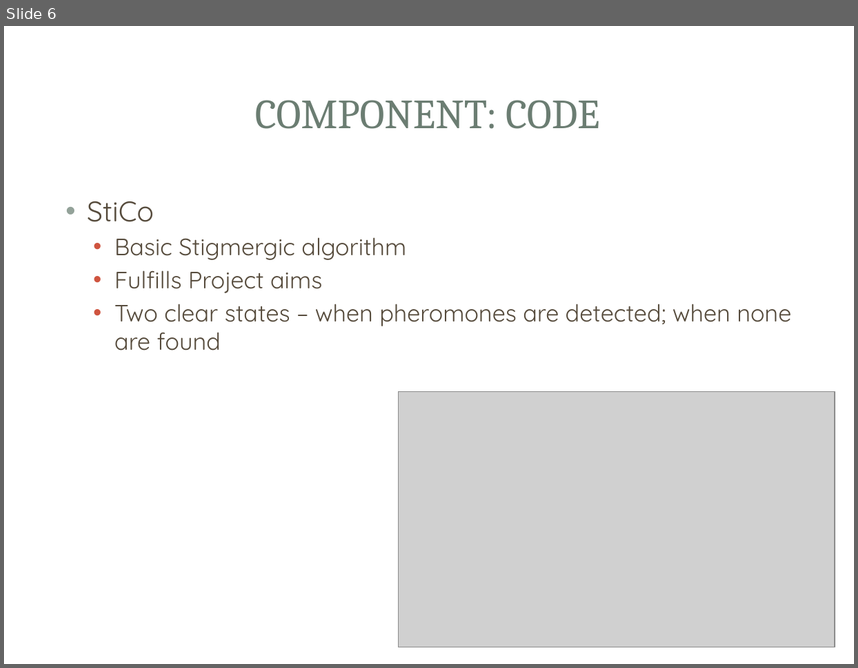
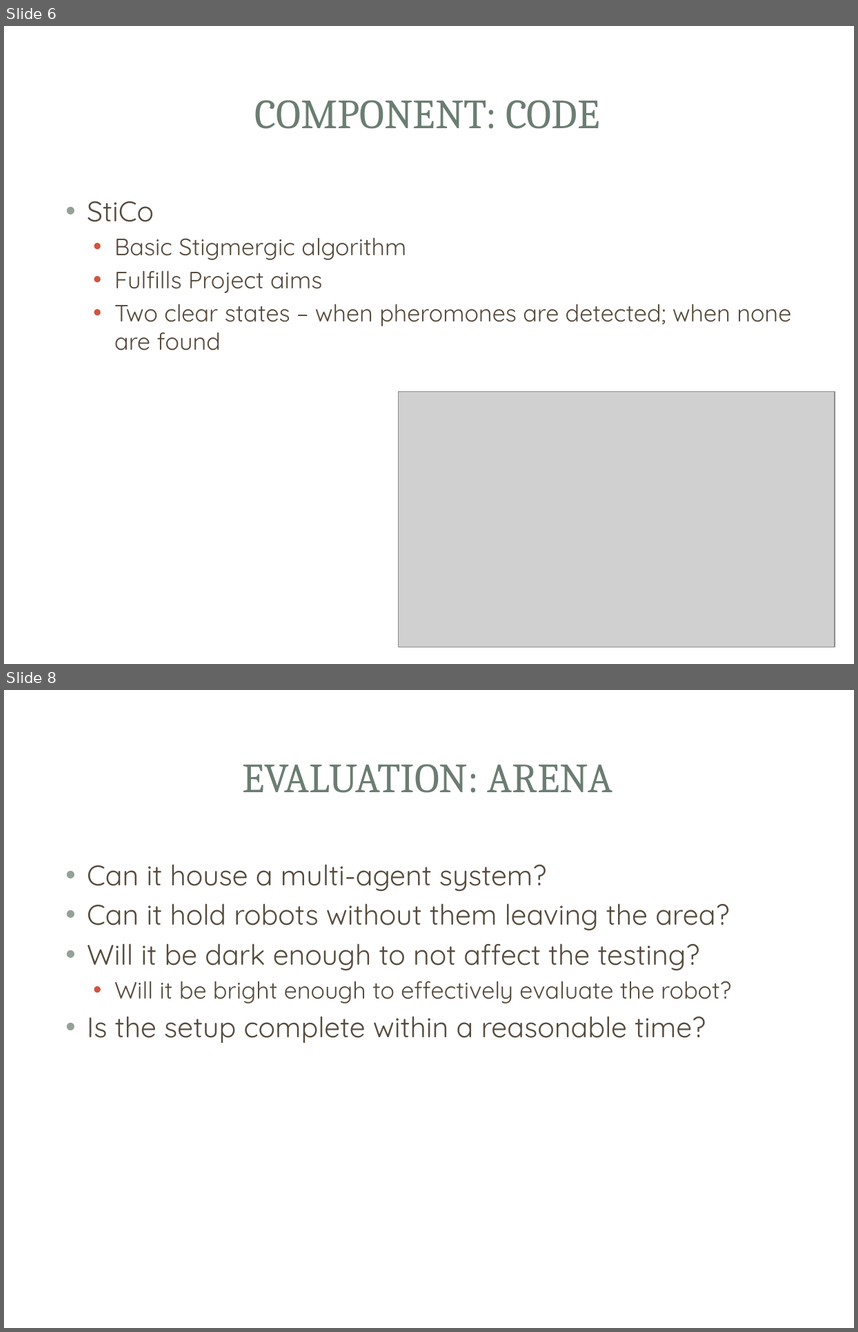
Before and after one commit to Chuddington/FYP-Stigmergy, a slide deck: psn/Design Presentation.pptx. Shown one above the other, each under a label of ours: slide 6 before the commit, slides 6 and 8 after it; the slides between them are not shown. The pictures are 858x668 and 858x1332 pixels, drawn with LibreOffice and Linux fonts; fonts in the diff are those of the drawing; grey boxes stand for pictures; background and template pictures are left out. Boxes give left, top, right and bottom in pixels: in the first picture for what was removed or moved away, otherwise in the second. Text is boxed around its words. In the diff, an @@ line names an element or a change of style, - is before the commit and + after.

```diff
--- a/psn/Design Presentation.pptx
+++ b/psn/Design Presentation.pptx
@@ slide 8 added at bbox=[4, 690, 854, 1328], background picture (left out); not listed: 3 template elements that a slide beside it also shows @@
@@ title added at bbox=[242, 764, 613, 793], 35 pt, text #6B7D72 @@
+EVALUATION: ARENA
@@ text added at bbox=[87, 864, 731, 1043], 24 pt, text #564B3C @@
+• Can it house a multi-agent system?
+• Can it hold robots without them leaving the area?
+• Will it be dark enough to not affect the testing?
+  • Will it be bright enough to effectively evaluate the robot?
+• Is the setup complete within a reasonable time?
```
Also in this commit, not shown: 5 other slides added, 4 other files.
